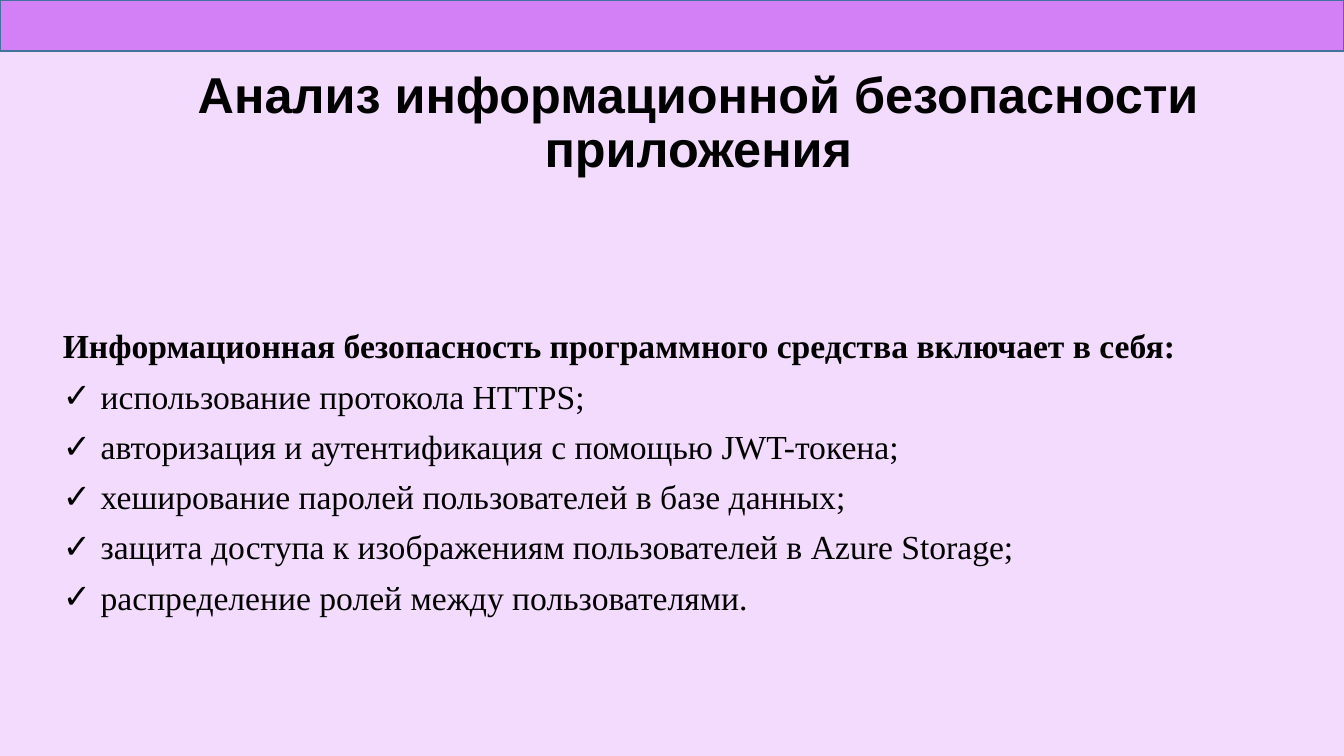
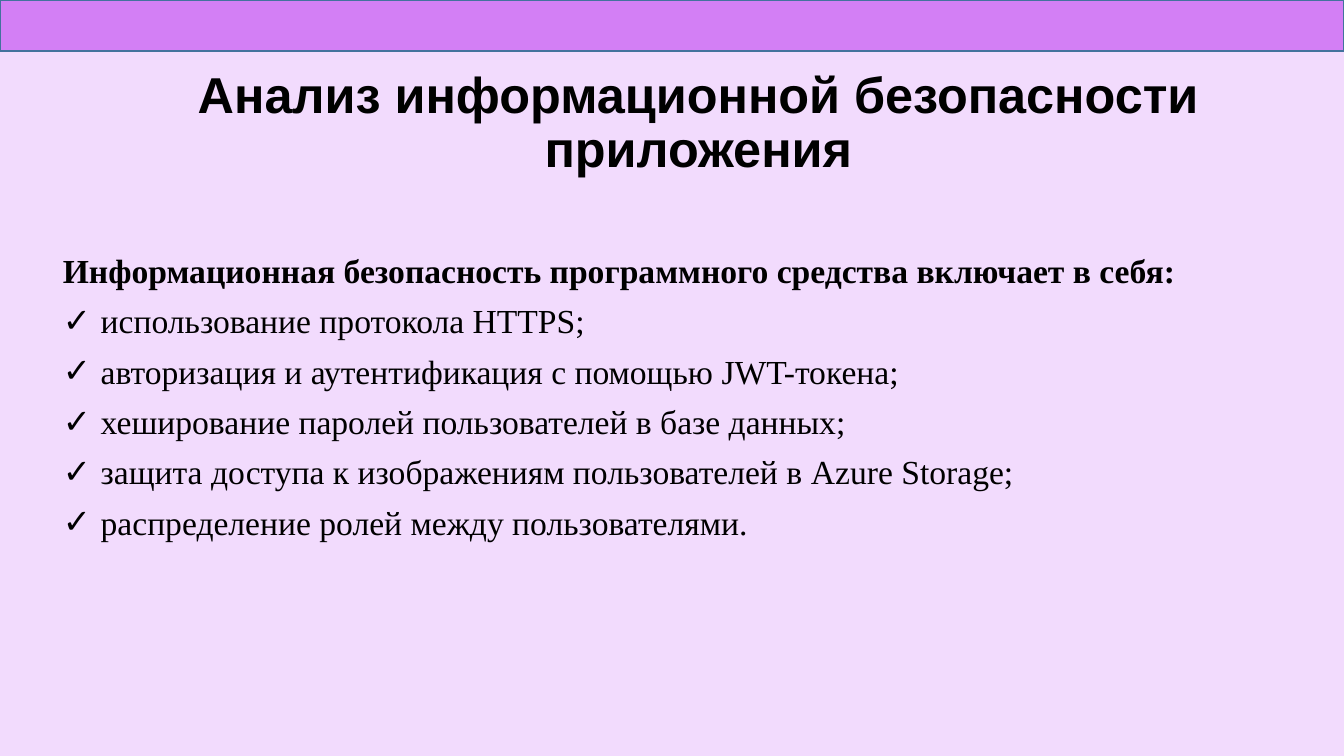
Before and after one commit to YanPershay/SportHub, a slide deck: slide 12 of SportHub docs/Presentation_SportHub.pptx. Drawn at 1344x756 pixels with LibreOffice and Linux fonts; fonts in the diff are those of the drawing. Boxes give left, top, right and bottom in pixels: in the first picture for what was removed or moved away, otherwise in the second. Text is boxed around its words. In the diff, an @@ line names an element or a change of style, - is before the commit and + after.

```diff
--- a/SportHub docs/Presentation_SportHub.pptx
+++ b/SportHub docs/Presentation_SportHub.pptx
@@ subtitle "Информационная безопасность программного средства включает ...": place and size @@
-subtitle "Информационная безопасность программного средства включает ..." at (63,334,1175,616)
+subtitle "Информационная безопасность программного средства включает ..." at (63,259,1175,541)
```
Also in this commit, not shown: 4 other slides changed, 3 other files.
